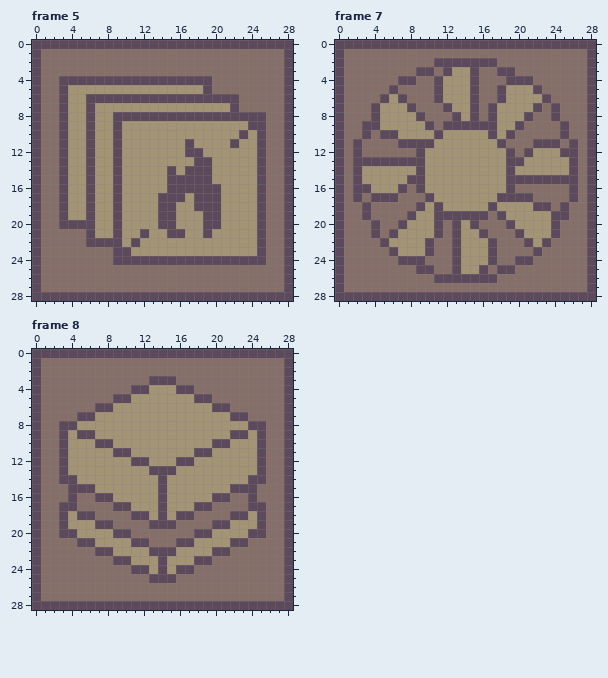
Edited in one commit: pixel-art file (mockup/upgrade.aseprite). Above is the file before it was changed.
29x29 pixels, 8 frames. Shown: frame 5, frame 7, frame 8. The commit also changed other frames, which this record leaves out.
New version:
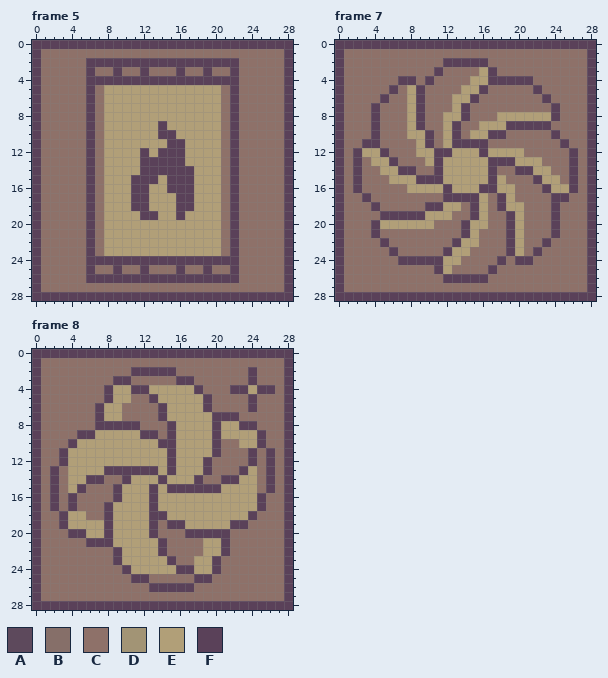
Palette (. is transparent): A #5d495c  B #866f69  C #8e7169  D #a29475  E #b19f78  F #5a4159
Changes in this commit:
Changed rows in their new state; - is an unchanged pixel.
Frame 5, layers "Details", "Base", "Background":
first column x 0:
 0 FFFFFFFFFFFFFFFFFFFFFFFFFFFFF
 1 FCCCCCCCCCCCCCCCCCCCCCCCCCCCF
 2 FCCCCCFFFFFFFFFFFFFFFFFCCCCCF
 3 FCCCCCFCCFCCFCCCFCCFCCFCCCCCF
 4 FCCCCCFFFFFFFFFFFFFFFFFCCCCCF
 5 FCCCCCFCEEEEEEEEEEEEECFCCCCCF
 6 FCCCCCFCEEEEEEEEEEEEECFCCCCCF
 7 FCCCCCFCEEEEEEEEEEEEECFCCCCCF
 8 FCCCCCFCEEEEEEEEEEEEECFCCCCCF
 9 FCCCCCFCEEEEEEFEEEEEECFCCCCCF
10 FCCCCCFCEEEEEEFFEEEEECFCCCCCF
11 FCCCCCFCEEEEEEEFFEEEECFCCCCCF
12 FCCCCCFCEEEEFEFFFEEEECFCCCCCF
13 FCCCCCFCEEEEFFFFFEEEECFCCCCCF
14 FCCCCCFCEEEEFFFFFFEEECFCCCCCF
15 FCCCCCFCEEEFFFEFFFEEECFCCCCCF
16 FCCCCCFCEEEFFEEFFFEEECFCCCCCF
17 FCCCCCFCEEEFFEEEFFEEECFCCCCCF
18 FCCCCCFCEEEFFEEEFFEEECFCCCCCF
19 FCCCCCFCEEEEFFEEFEEEECFCCCCCF
20 FCCCCCFCEEEEEEEEEEEEECFCCCCCF
21 FCCCCCFCEEEEEEEEEEEEECFCCCCCF
22 FCCCCCFCEEEEEEEEEEEEECFCCCCCF
23 FCCCCCFCEEEEEEEEEEEEECFCCCCCF
24 FCCCCCFFFFFFFFFFFFFFFFFCCCCCF
25 FCCCCCFCCFCCFCCCFCCFCCFCCCCCF
26 FCCCCCFFFFFFFFFFFFFFFFFCCCCCF
27 FCCCCCCCCCCCCCCCCCCCCCCCCCCCF
28 FFFFFFFFFFFFFFFFFFFFFFFFFFFFF
Frame 7, layers "Base", "Background":
first column x 0:
 0 FFFFFFFFFFFFFFFFFFFFFFFFFFFFF
 1 FCCCCCCCCCCCCCCCCCCCCCCCCCCCF
 2 FCCCCCCCCCCCFFFFFCCCCCCCCCCCF
 3 FCCCCCCCCCCFCCCCEFCCCCCCCCCCF
 4 FCCCCCCFFCFCCCCEEFFFFFCCCCCCF
 5 FCCCCCFCEFCCCCEEFCCCCCFCCCCCF
 6 FCCCCFCCEFCCCEEFCCCCCCCFCCCCF
 7 FCCCFCCCEFCCCEFCCCCCCCCCFCCCF
 8 FCCCFCCCEFCCEEFCCCEEEEEEFCCCF
 9 FCCCFCCCEFCCEFCCEEEFFFFFCCCCF
10 FCCCFCCCEEFCEFCEEFFCCCCCFCCCF
11 FCCFFCCCCEFCEFFFFCCCCCCCCFCCF
12 FCFEEFCCCEEFFEEEFEEEECCCCCFCF
13 FCFCEEFCCCEFEEEEEFFFEEECCCFCF
14 FCFCCEEFFCCFEEEEEFCCFFEECCFCF
15 FCFCCCEEEFFFEEEEEFECCCFEECFCF
16 FCFCCCCCEEEEFEEEFFEECCCFEEFCF
17 FCCFCCCCCCCCFFFFECFECCCCFFCCF
18 FCCCFCCCCCFFEECFECFEECCCFCCCF
19 FCCCCFFFFFEEECCFECCFECCCFCCCF
20 FCCCFEEEEEECCCFEECCFECCCFCCCF
21 FCCCFCCCCCCCCCFECCCFECCCFCCCF
22 FCCCCFCCCCCCCFEECCCFECCFCCCCF
23 FCCCCCFCCCCCFEECCCCFECFCCCCCF
24 FCCCCCCFFFFFEECCCCFCFFCCCCCCF
25 FCCCCCCCCCCFECCCCFCCCCCCCCCCF
26 FCCCCCCCCCCCFFFFFCCCCCCCCCCCF
27 FCCCCCCCCCCCCCCCCCCCCCCCCCCCF
28 FFFFFFFFFFFFFFFFFFFFFFFFFFFFF
Frame 8, layers "Base", "Background":
first column x 0:
 0 FFFFFFFFFFFFFFFFFFFFFFFFFFFFF
 1 FCCCCCCCCCCCCCCCCCCCCCCCCCCCF
 2 FCCCCCCCCCCFFFFFCCCCCCCCFCCCF
 3 FCCCCCCCCFFCCCCCFFCCCCCCFCCCF
 4 FCCCCCCCFEEFFEEEEEFCCCFFEFFCF
 5 FCCCCCCCFEECCFEEEEEFCCCCFCCCF
 6 FCCCCCCFEECCCCFEEEEFCCCCFCCCF
 7 FCCCCCCFEECCCCFEEEEEFFFCCCCCF
 8 FCCCCCCFFFFFCCCFEEEEFEEFFCCCF
 9 FCCCCFFEEEEEFFCFEEEEFEEEEFCCF
10 FCCCFEEEEEEEEEFFEEEEFCCEEFCCF
11 FCCFEEEEEEEEEEEFEEEEFCCCFCFCF
12 FCCFEEEEEEEEEEEFEEEFCCCCFCFCF
13 FCFCEEEEFFFFFFEFEEEFCCCFECFCF
14 FCFCEEFFCCFEEEFEEEFCCFFEECFCF
15 FCFCEFCCCFEEEFEFFFFFFEEEECFCF
16 FCFCFCCCCFEEEFEEEEEEEEEEEFCCF
17 FCFCFCCCFEEEEFEEEEEEEEEEEFCCF
18 FCCFEECCFEEEEFFEEEEEEEEEFCCCF
19 FCCFEEEEFEEEEFCFFEEEEEFFCCCCF
20 FCCCFFEEFEEEEFCCCFFFFFCCCCCCF
21 FCCCCCFFFEEEEEFCCCCEEFCCCCCCF
22 FCCCCCCCCFEEEEFCCCCEEFCCCCCCF
23 FCCCCCCCCFEEEEEFCCEEFCCCCCCCF
24 FCCCCCCCCCFEEEEEFFEEFCCCCCCCF
25 FCCCCCCCCCCFFCCCCCFFCCCCCCCCF
26 FCCCCCCCCCCCCFFFFFCCCCCCCCCCF
27 FCCCCCCCCCCCCCCCCCCCCCCCCCCCF
28 FFFFFFFFFFFFFFFFFFFFFFFFFFFFF
Pixel boxes of the changes (left, top, right, bottom) in both pictures:
changed: (32, 40, 293, 301)
changed: (335, 40, 596, 301)
changed: (32, 349, 293, 610)
